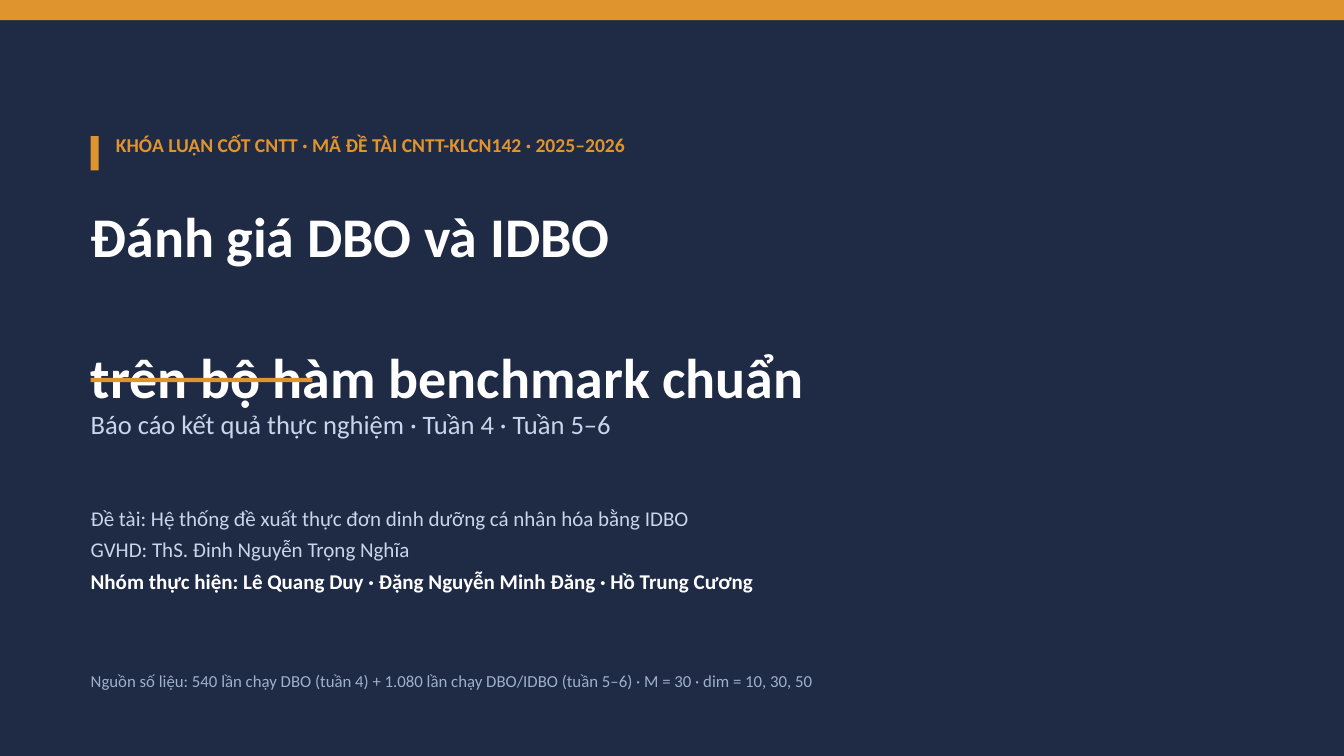
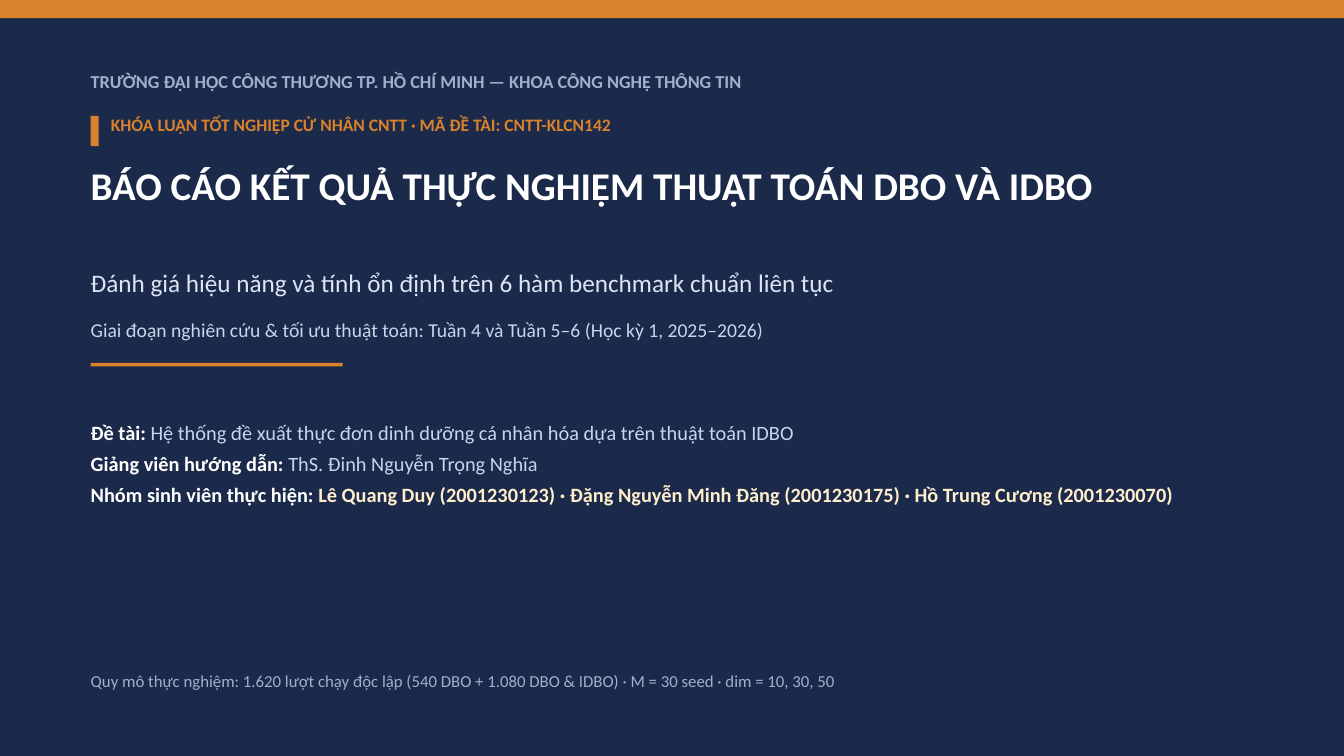
Before and after one commit to duylequang2303/DBO_heathcare, a slide deck: slide 1 of docs/Slide_Tuan_4_5_6_DBO_IDBO.pptx. Drawn at 1344x756 pixels with LibreOffice and Linux fonts; fonts in the diff are those of the drawing. Boxes give left, top, right and bottom in pixels: in the first picture for what was removed or moved away, otherwise in the second. Text is boxed around its words. In the diff, an @@ line names an element or a change of style, - is before the commit and + after.

```diff
--- a/docs/Slide_Tuan_4_5_6_DBO_IDBO.pptx
+++ b/docs/Slide_Tuan_4_5_6_DBO_IDBO.pptx
@@ rectangle at (0,0,1344,756): fill #1F2A44 to #1B2A4A @@
@@ text added at (91,73,741,91), 13 pt, text #9FB0CE, bold @@
+TRƯỜNG ĐẠI HỌC CÔNG THƯƠNG TP. HỒ CHÍ MINH — KHOA CÔNG NGHỆ THÔNG TIN
@@ rectangle: place and size @@
-rectangle at (91,136,99,170)
+rectangle at (91,116,99,146)
@@ text at (111,117,610,134): text changed; size 14 to 12.5 pt; text colour #E0942E to #D9822B @@
-KHÓA LUẬN CỐT CNTT · MÃ ĐỀ TÀI CNTT-KLCN142 · 2025–2026
+KHÓA LUẬN TỐT NGHIỆP CỬ NHÂN CNTT · MÃ ĐỀ TÀI: CNTT-KLCN142
@@ text added at (91,167,1093,207), 28 pt, text #FFFFFF, bold @@
+BÁO CÁO KẾT QUẢ THỰC NGHIỆM THUẬT TOÁN DBO VÀ IDBO
@@ text at (91,272,833,297): text changed; size 40 to 18 pt; text colour #FFFFFF to #DDE5F5; bold off @@
-Đánh giá DBO và IDBO
-trên bộ hàm benchmark chuẩn
+Đánh giá hiệu năng và tính ổn định trên 6 hàm benchmark chuẩn liên tục
@@ text added at (91,322,763,341), 14 pt, text #C9D5EA @@
+Giai đoạn nghiên cứu & tối ưu thuật toán: Tuần 4 và Tuần 5–6 (Học kỳ 1, 2025–2026)
@@ fill #E0942E to #D9822B in 3 elements at (0,0,1344,18), (91,116,99,146), (91,363,343,366) @@
@@ rectangle: place and size @@
-rectangle at (91,378,313,382)
+rectangle at (91,363,343,366)
@@ text removed at (91,414,611,439) @@
-Báo cáo kết quả thực nghiệm · Tuần 4 · Tuần 5–6
@@ text at (91,424,1173,506): text changed; size 15 to 14.5 pt; bold on @@
-Đề tài: Hệ thống đề xuất thực đơn dinh dưỡng cá nhân hóa bằng IDBO
-GVHD: ThS. Đinh Nguyễn Trọng Nghĩa
-Nhóm thực hiện: Lê Quang Duy · Đặng Nguyễn Minh Đăng · Hồ Trung Cương
+Đề tài: Hệ thống đề xuất thực đơn dinh dưỡng cá nhân hóa dựa trên thuật toán IDBO
+Giảng viên hướng dẫn: ThS. Đinh Nguyễn Trọng Nghĩa
+Nhóm sinh viên thực hiện: Lê Quang Duy (2001230123) · Đặng Nguyễn Minh Đăng (2001230175) · Hồ Trung Cương (2001230070)
@@ text at (91,675,834,690): text changed @@
-Nguồn số liệu: 540 lần chạy DBO (tuần 4) + 1.080 lần chạy DBO/IDBO (tuần 5–6) · M = 30 · dim = 10, 30, 50
+Quy mô thực nghiệm: 1.620 lượt chạy độc lập (540 DBO + 1.080 DBO & IDBO) · M = 30 seed · dim = 10, 30, 50
```
Also in this commit, not shown: 25 other slides changed, 5 slides added, 5 slides removed, 9 other files.
